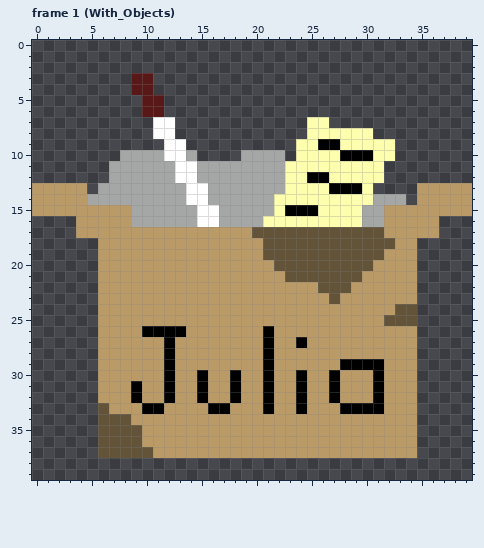
File history of a pixel-art file, assets/objects/scene-1/box.aseprite. The picture above is the old version.
40x40 pixels, 2 frames. Shown: frame 1 (With_Objects).
Now the later version:
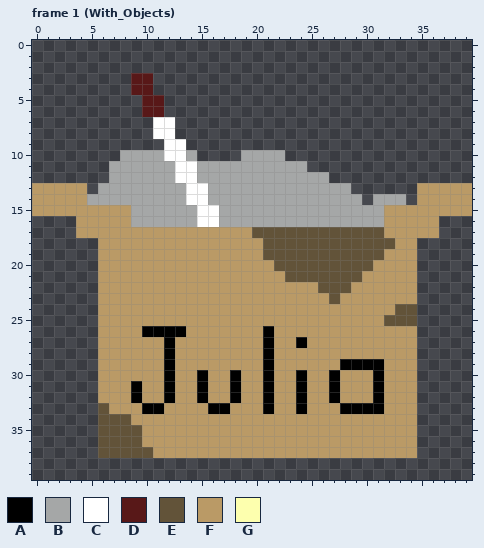
Palette (. is transparent): A #000000  B #a5a7a7  C #ffffff  D #581818  E #625339  F #ba9a66  G #fdffae
Change:
Frame 1 (With_Objects):
y 7: x 25..26 GG -> ..
y 8: x 25..30 GGGGGG -> ......
y 9: x 24..32 GGAAGGGGG -> .........
y 10: x 24..32 GGGGAAAGG -> .........
y 11: x 23..31 GGGGGGGGG -> BB.......
y 12: x 23..31 GGAAGGGGG -> BBBB.....
y 13: x 23..30 GGGGAAAG -> BBBBBB..
y 14: x 22..30 GGGGGGGGG -> BBBBBBBB.
y 15: x 22..29 GAAAGGGG -> BBBBBBBB
y 16: x 21..29 GGGGGGGGG -> BBBBBBBBB
Pixel boxes of the changes (left, top, right, bottom) in both pictures:
changed: (263, 117, 395, 227)
